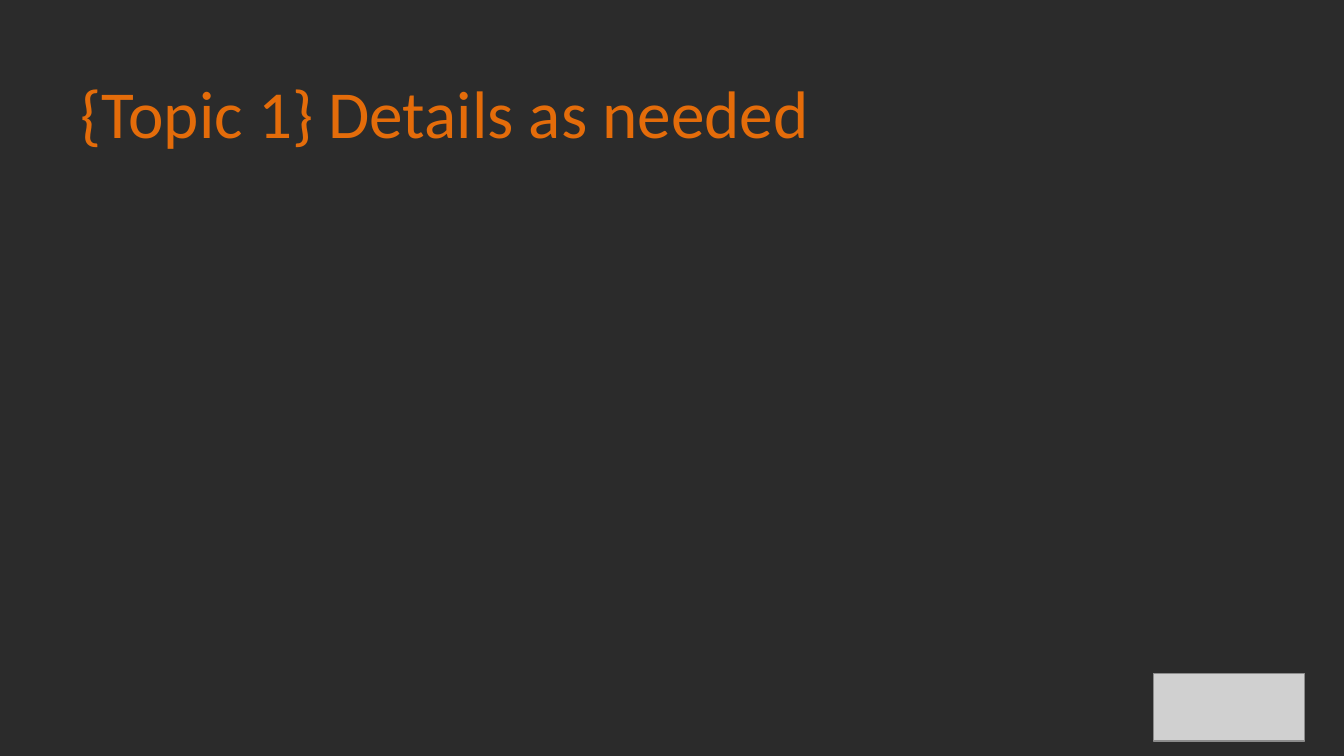
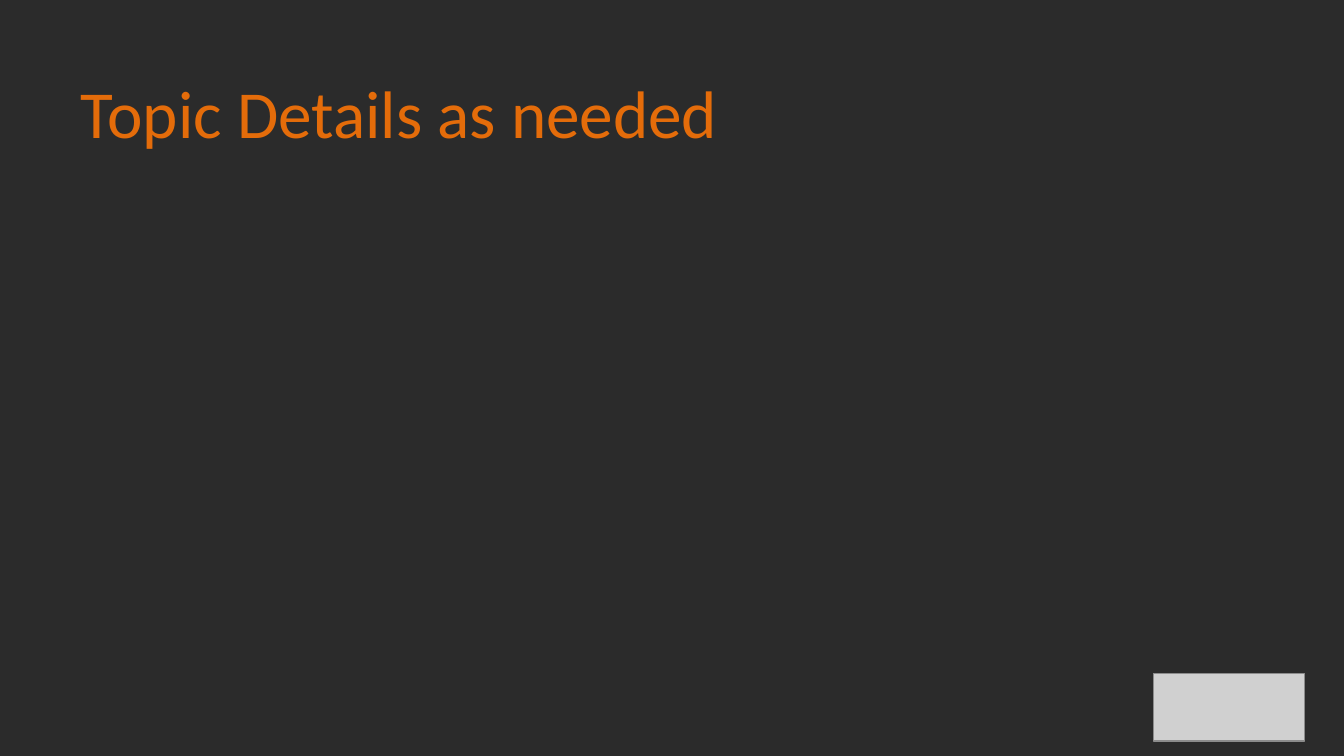
Before and after one commit to Alan-Lomax/MERG-SIG-Presentations, a slide deck: slide 10 of Part 0 - Presentation Template.potx (slide 4 before the commit). Drawn at 1344x756 pixels with LibreOffice and Linux fonts; fonts in the diff are those of the drawing; grey boxes stand for pictures; background and template pictures are left out; a plain dark background stands for a picture behind light text. Boxes give left, top, right and bottom in pixels: in the first picture for what was removed or moved away, otherwise in the second. Text is boxed around its words. In the diff, an @@ line names an element or a change of style, - is before the commit and + after.

```diff
--- a/Part 0 - Presentation Template.potx
+++ b/Part 0 - Presentation Template.potx
@@ title at bbox=[81, 91, 717, 149]: text changed @@
-{Topic 1} Details as needed
+Topic Details as needed
```
Also in this commit, not shown: 2 other slides changed, 6 slides added.
